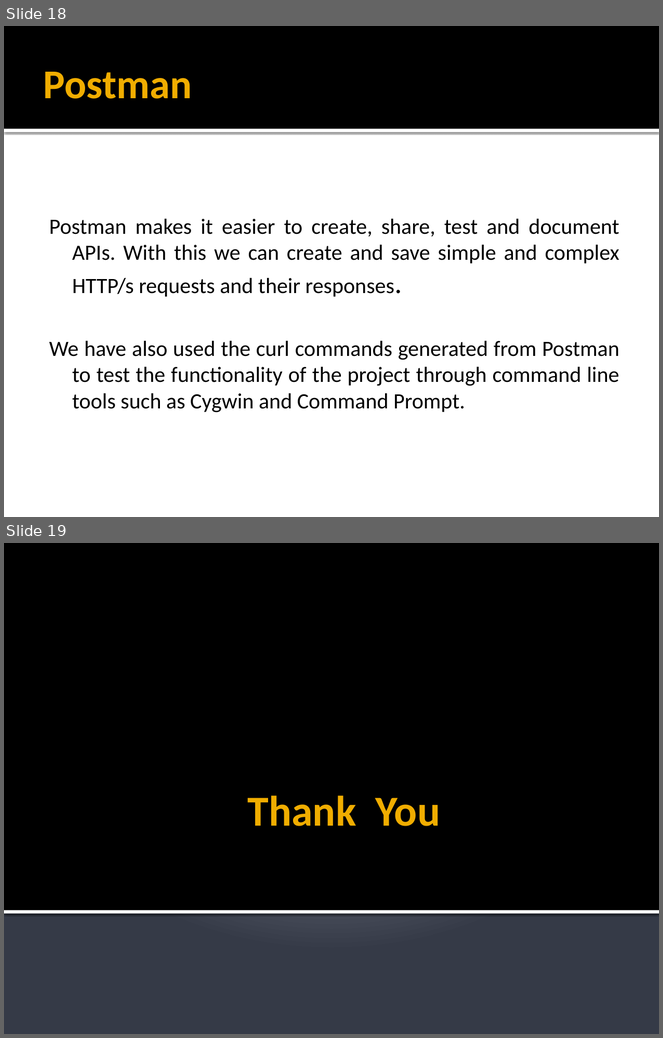
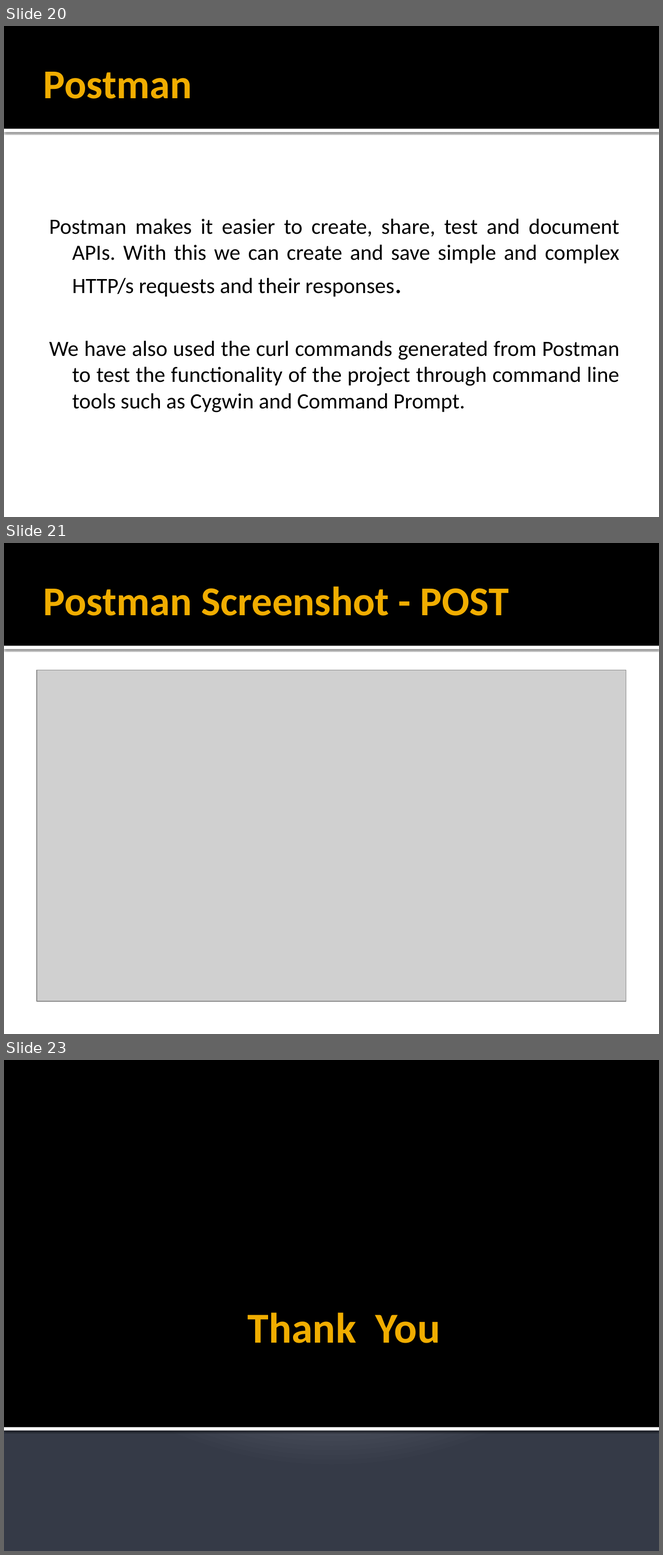
Before and after one commit to sfjbs13june/darsh, a slide deck: MiniProject/hospital-management-system/Hospital Management System By Darsh Jotangia.pptx. Shown one above the other, each under a label of ours: slides 18 and 19 before the commit, slides 20, 21 and 23 after it; the slides between them are not shown. The pictures are 663x1038 and 663x1555 pixels, drawn with LibreOffice and Linux fonts; fonts in the diff are those of the drawing; grey boxes stand for pictures. Boxes give left, top, right and bottom in pixels: in the first picture for what was removed or moved away, otherwise in the second. Text is boxed around its words. In the diff, an @@ line names an element or a change of style, - is before the commit and + after.

```diff
--- a/MiniProject/hospital-management-system/Hospital Management System By Darsh Jotangia.pptx
+++ b/MiniProject/hospital-management-system/Hospital Management System By Darsh Jotangia.pptx
@@ slide 21 added at <box>4,543,659,1034</box>, background #FFFFFF; not listed: 2 template elements that a slide beside it also shows @@
@@ title added at <box>44,586,509,616</box>, 45 pt, text #F0AD00, bold @@
+Postman Screenshot - POST
@@ picture added at <box>37,670,626,1002</box> @@
@@ what was slide 18 is now slide 20 @@
@@ what was slide 19 is now slide 23 @@
```
Also in this commit, not shown: 3 other slides added, 1 other file.
